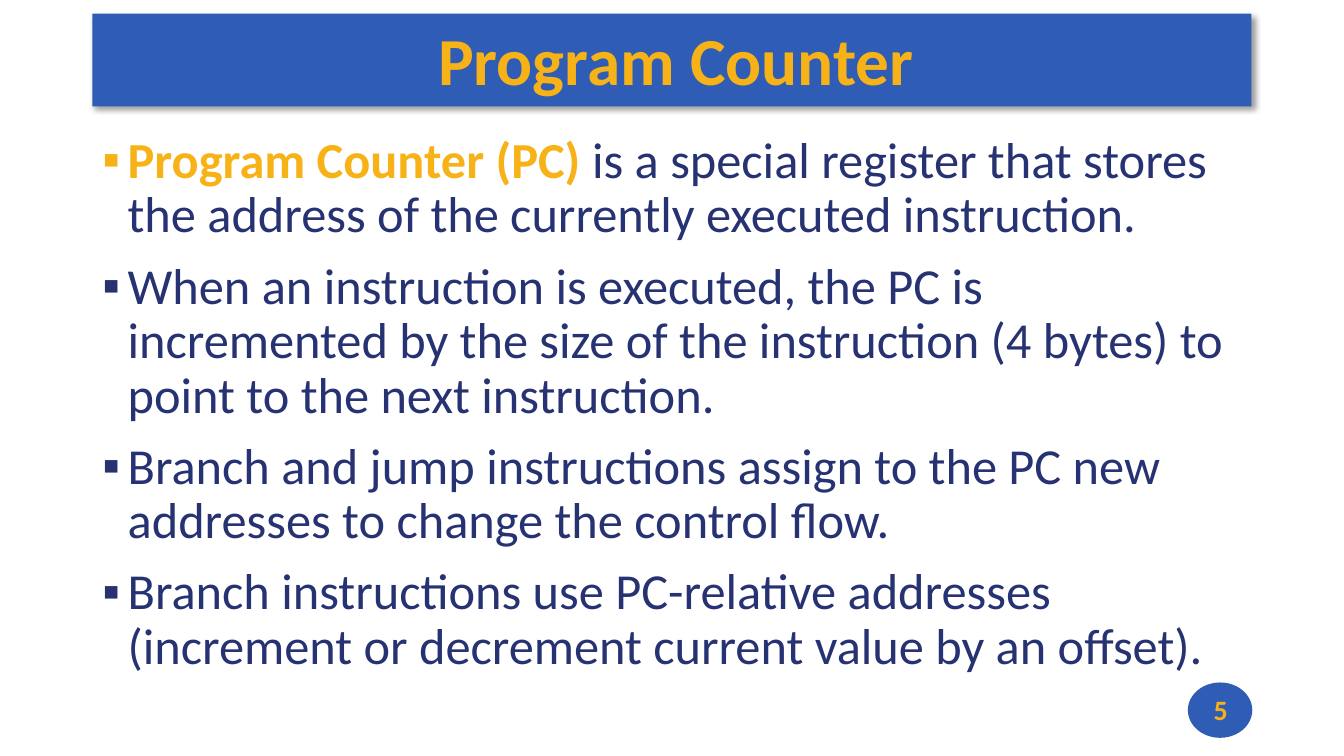
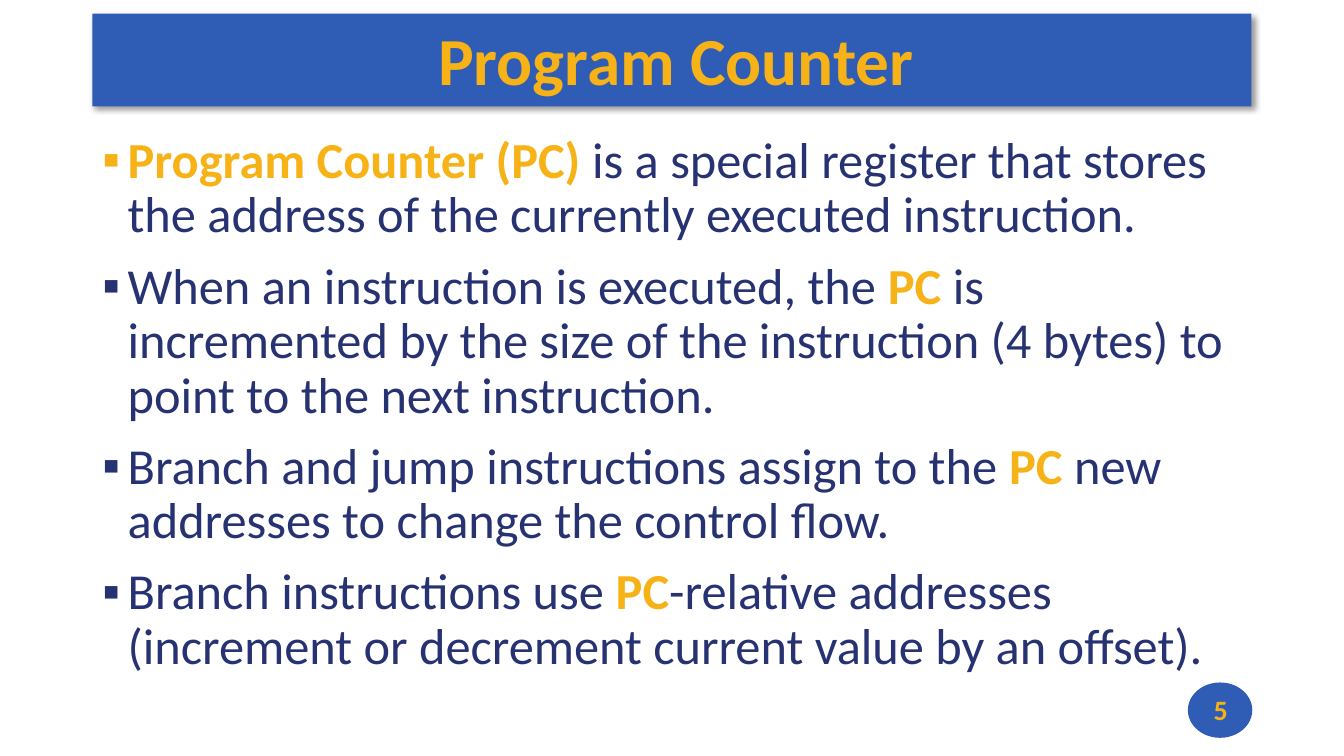
Before and after one commit to andrewt0301/hse-acos-course, a slide deck: slide 5 of docs/part1ca/05_MacrosBranchesArrays/CA_Lecture_05.pptx. Drawn at 1344x756 pixels with LibreOffice and Linux fonts; fonts in the diff are those of the drawing. Boxes give left, top, right and bottom in pixels: in the first picture for what was removed or moved away, otherwise in the second. Text is boxed around its words. In the diff, an @@ line names an element or a change of style, - is before the commit and + after.

```diff
--- a/docs/part1ca/05_MacrosBranchesArrays/CA_Lecture_05.pptx
+++ b/docs/part1ca/05_MacrosBranchesArrays/CA_Lecture_05.pptx
@@ text at [128, 269, 1223, 672]: text colour #273272 to #F7B217, bold on in "PC", "PC", "PC-relative" @@
```
Also in this commit, not shown: 4 slides added, 1 other file.
